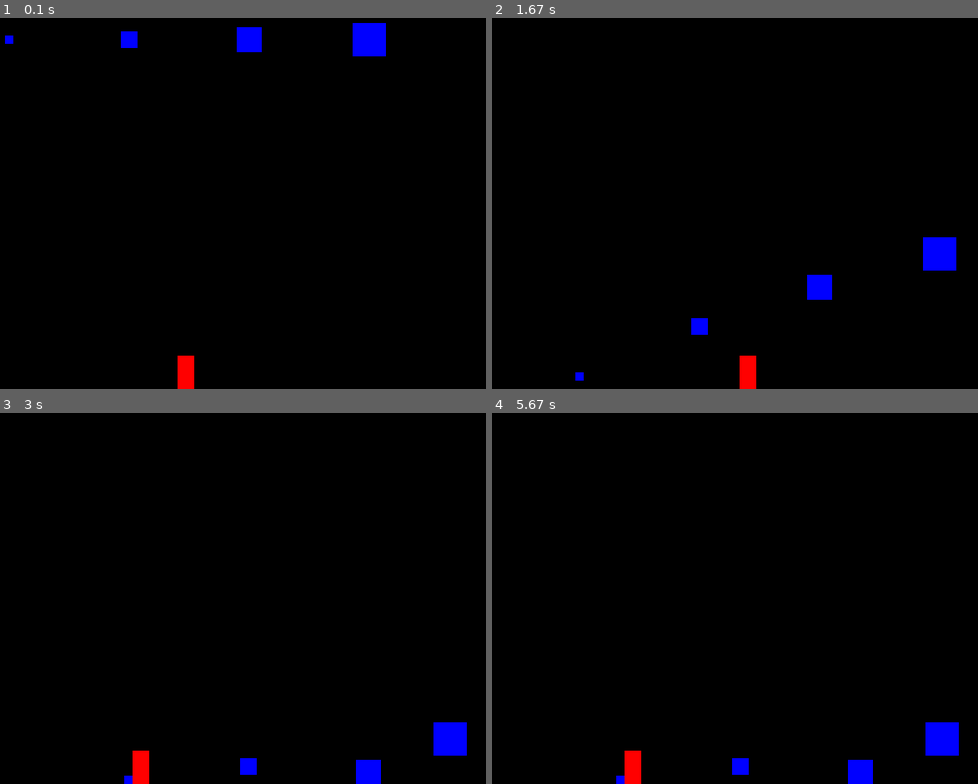
Above: before the commit, frames 1-4 (two rows, left to right).
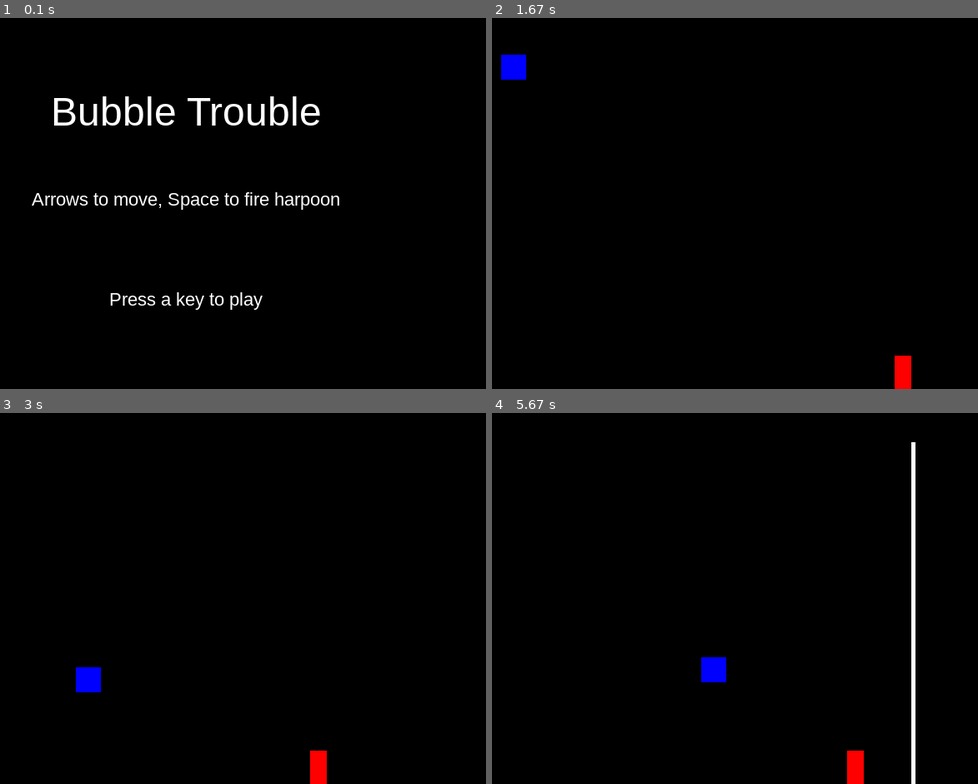
Above: after the commit, the same moments.

Repository: ratchek/bubble-trouble-pygame
Game: pygame game, started from src/game.py
Two runs of this game, one before a commit and one after it. Both use one fixed random seed, a clock stepped at 60 frames per second and the inputs below.
Inputs:
- Up to frame 1 (0.1 s): no input
- Up to frame 2 (1.67 s): tap Enter at 0.33 s; hold Right 1.17-1.63 s
- Up to frame 3 (3 s): hold Left 1.67-2.2 s; hold Left 2.23-2.63 s; hold Right from 2.67 s (still down)
- Up to frame 4 (5.67 s): release Right at 3.3 s; tap Space at 3.33, 3.73, 4.03, 4.23, 4.53, 4.73, 5.03, 5.23, 5.53 s; hold Left 3.67-4.13 s; hold Right 4.17-4.63 s; hold Right 4.67-5.13 s; hold Left from 5.17 s (still down)

The runs differ from the first frame. In frame 1, 4.3% of the frame differs, in the area x 1-80%, y 1-100%; in frame 2, 2.1%; in frame 3, 2.1%; in frame 4, 2.7%.

Commit message:
Add splashscreens and the beginnings of a level system

Diff:
--- a/src/bubble.py
+++ b/src/bubble.py
@@ -2,11 +2,13 @@
 from settings import *
 
 class Bubble (pygame.sprite.Sprite):
-    # level 0 bubbles are the smallest.
-    def __init__(self, x, y, level, color, speed_x, speed_y):
+    # stage 0 bubbles are the smallest.
+    # stage 1 bubbles are larger and contain two stage 0 bubbles
+    # etc
+    def __init__(self, x, y, stage, color, speed_x, speed_y):
         super().__init__()
-        self.level = level
-        self.image = pygame.Surface((BUBBLE_SIZES[level], BUBBLE_SIZES[level]))
+        self.stage = stage
+        self.image = pygame.Surface((BUBBLE_SIZES[stage], BUBBLE_SIZES[stage]))
         self.color = color
         self.image.fill(color)
         self.rect = self.image.get_rect()
@@ -19,7 +21,7 @@
         self.rect.y += self.speed_y
         if self.rect.bottom >= HEIGHT:
             self.speed_y *= -1
-        elif self.speed_y <= BUBBLE_MAX_SPEEDS[self.level]:
+        elif self.speed_y <= BUBBLE_MAX_SPEEDS[self.stage]:
             self.speed_y += self.gravity
         if self.rect.left <= 0 or self.rect.right >= WIDTH:
             self.speed_x *= -1
--- a/src/game.py
+++ b/src/game.py
@@ -3,6 +3,8 @@
 from settings import *
 from player import Player
 from bubble import Bubble
+from levels import LEVELS
+from screen import *
 
 class Game:
     def __init__(self):
@@ -23,23 +25,25 @@
         # reposition player
         self.harpoons = pygame.sprite.Group()
         self.bubbles = pygame.sprite.Group()
-        bubble0 = Bubble(WIDTH/5, 60, 0, BLUE, BUBBLE_HORIZONTAL_SPEED, 0)
-        self.all_sprites.add(bubble0)
-        self.bubbles.add(bubble0)
-        bubble1 = Bubble(2*WIDTH/5, 60, 1, BLUE, BUBBLE_HORIZONTAL_SPEED, 0)
-        self.all_sprites.add(bubble1)
-        self.bubbles.add(bubble1)
-        bubble2 = Bubble(3*WIDTH/5, 60, 2, BLUE, BUBBLE_HORIZONTAL_SPEED, 0)
-        self.all_sprites.add(bubble2)
-        self.bubbles.add(bubble2)
-        bubble3 = Bubble(4*WIDTH/5, 60, 3, BLUE, BUBBLE_HORIZONTAL_SPEED, 0)
-        self.all_sprites.add(bubble3)
-        self.bubbles.add(bubble3)
+        self.load_level(0)
 
         self.run()
 
+    def load_level(self, level):
+        for b in LEVELS[level]["bubbles"]:
+            print(b)
+            bubble = Bubble(**b)
+            self.bubbles.add(bubble)
+            self.all_sprites.add(bubble)
+        player_x_coords  = LEVELS[level]["player"]["x"]
+        player_y_coords  = LEVELS[level]["player"]["y"]
+        self.player.rect.midbottom = (player_x_coords, player_y_coords)
+        show_level_screen(game, level)
+
     def run(self):
         # game loop
+        # self.playing controls the current game (until you die or quit).
+        # self.running controls the game window (until you hit ESCAPE or click "x")
         self.playing = True
         while self.playing:
             self.clock.tick(FPS)
@@ -66,37 +70,43 @@
 
     def draw(self):
         # draw stuff
-        self.screen.fill(BLACK)
+        self.screen.fill(BG_COLOR)
         self.all_sprites.draw(self.screen)
         # after drawing everything, flip the display
         pygame.display.flip()
 
     def update(self):
         # all the updates
-        self.all_sprites.update()
         hits = pygame.sprite.spritecollide(self.player, self.bubbles, False)
         if hits:
-            while self.running:
-                # Pause screen after hit
-                for event in pygame.event.get():
-                    # check for closing window
-                    if event.type == pygame.QUIT:
-                        self.playing = False
-                        self.running = False
-                    elif event.type == pygame.KEYDOWN:
-                        if event.key == pygame.K_ESCAPE:
-                            self.playing = False
-                            self.running = False
+            self.game_over()
         hits = pygame.sprite.groupcollide(self.bubbles, self.harpoons, True, True)
         if hits:
             for bubble in hits:
-                if bubble.level > 0:
-                    bubble_one = Bubble(bubble.rect.x, bubble.rect.y, bubble.level - 1, bubble.color, bubble.speed_x, BUBBLE_HARPOON_SPEED_BOOST)
-                    bubble_two = Bubble(bubble.rect.x, bubble.rect.y, bubble.level - 1, bubble.color, bubble.speed_x * -1, BUBBLE_HARPOON_SPEED_BOOST)
+                if bubble.stage > 0:
+                    bubble_one = Bubble(bubble.rect.x, bubble.rect.y, bubble.stage - 1, bubble.color, bubble.speed_x, BUBBLE_HARPOON_SPEED_BOOST)
+                    bubble_two = Bubble(bubble.rect.x, bubble.rect.y, bubble.stage - 1, bubble.color, bubble.speed_x * -1, BUBBLE_HARPOON_SPEED_BOOST)
                     self.all_sprites.add(bubble_one, bubble_two)
                     self.bubbles.add(bubble_one, bubble_two)
+        # I want update to happen at the end so that the "hit" is drawn before the game freezes
+        # Otherwise it'll look like you died before you actually got hit.
+        self.all_sprites.update()
+
+    def game_over(self):
+        self.died_animation()
+        # cleanup
+        for sprite in self.all_sprites:
+            sprite.kill()
+        self.playing = False
+
+    def died_animation(self):
+        pygame.time.wait(AFTER_DEATH_PAUSE * 1000)
+        show_go_screen(game)
+
+
 
 game = Game()
+show_start_screen(game)
 while game.running:
     game.new()
 
--- /dev/null
+++ b/src/levels.py
@@ -0,0 +1,22 @@
+from settings import *
+
+LEVELS = [
+            {
+            "bubbles":[
+                        {
+                        "x": WIDTH/5,
+                        "y": 60,
+                        "stage": 2,
+                        "color": BLUE,
+                        "speed_x": BUBBLE_HORIZONTAL_SPEED,
+                        "speed_y": 0,
+                        },
+                    ],
+            "player":{
+                        "x": 4 * WIDTH /5 ,
+                        "y": HEIGHT,
+                     }
+            }
+        ]
+
+NO_OF_LEVELS = len(LEVELS)
--- /dev/null
+++ b/src/screen.py
@@ -0,0 +1,52 @@
+import pygame
+from settings import *
+
+def show_start_screen(game):
+    # game splash/start screen
+    game.screen.fill(BG_COLOR)
+    draw_text(game, TITLE, 48, WHITE, WIDTH / 2, HEIGHT / 4)
+    draw_text(game, "Arrows to move, Space to fire harpoon", 22, WHITE, WIDTH / 2, HEIGHT / 2)
+    draw_text(game, "Press a key to play", 22, WHITE, WIDTH / 2, HEIGHT * 3 / 4)
+    pygame.display.flip()
+    wait_for_key(game)
+
+def show_go_screen(game):
+    # game over/continue
+    if not game.running:
+        return
+    game.screen.fill(BG_COLOR)
+    draw_text(game, "GAME OVER", 48, WHITE, WIDTH / 2, HEIGHT / 4)
+    draw_text(game, "Score: " + "???" ,  22, WHITE, WIDTH / 2, HEIGHT / 2)
+    draw_text(game, "Press a key to play again", 22, WHITE, WIDTH / 2, HEIGHT * 3 / 4)
+    pygame.display.flip()
+    wait_for_key(game)
+
+def show_level_screen(game, level):
+    game.screen.fill(BG_COLOR)
+    draw_text(game, "LEVEL " + str(level + 1), 48, WHITE, WIDTH / 2, HEIGHT / 4)
+    pygame.display.flip()
+    pygame.time.wait(LEVEL_SCREEN_PAUSE * 1000)
+
+def wait_for_key(game):
+    waiting = True
+    while waiting:
+        game.clock.tick(FPS)
+        for event in pygame.event.get():
+            if event.type == pygame.QUIT:
+                waiting = False
+                game.playing = False
+                game.running = False
+            elif event.type == pygame.KEYDOWN:
+                if event.key == pygame.K_ESCAPE:
+                    waiting = False
+                    game.playing = False
+                    game.running = False
+                else:
+                    waiting = False
+
+def draw_text(game, text, size, color, x, y):
+    font = pygame.font.Font(FONT, size)
+    text_surface = font.render(text, True, color)
+    text_rect = text_surface.get_rect()
+    text_rect.midtop = (x, y)
+    game.screen.blit(text_surface, text_rect)
--- a/src/settings.py
+++ b/src/settings.py
@@ -1,3 +1,5 @@
+import pygame
+
 WIDTH = 720
 HEIGHT = 480
 FPS = 60
@@ -25,3 +27,13 @@
 RED = (255, 0, 0)
 GREEN = (0, 255, 0)
 BLUE = (0, 0, 255)
+BG_COLOR = BLACK
+
+
+FONT_NAME = "arial"
+# If font doesn't exist on system, use closest matching font that exists
+FONT = pygame.font.match_font(FONT_NAME)
+# How long to wait between levels. In seconds
+LEVEL_SCREEN_PAUSE = 1
+# How long to wait between levels. In seconds
+AFTER_DEATH_PAUSE = 1
